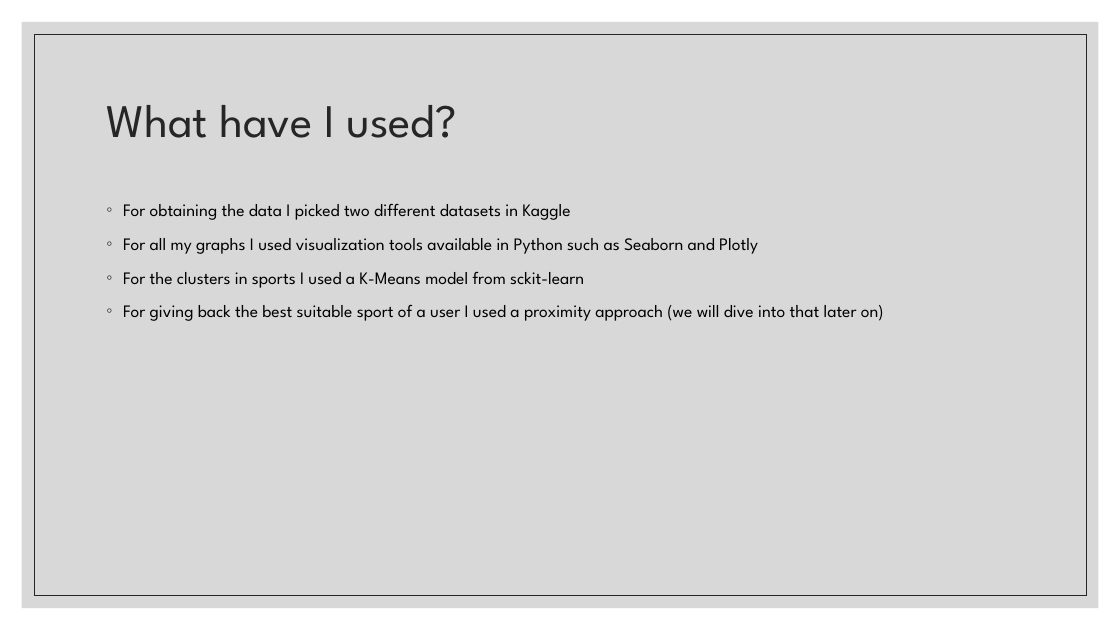
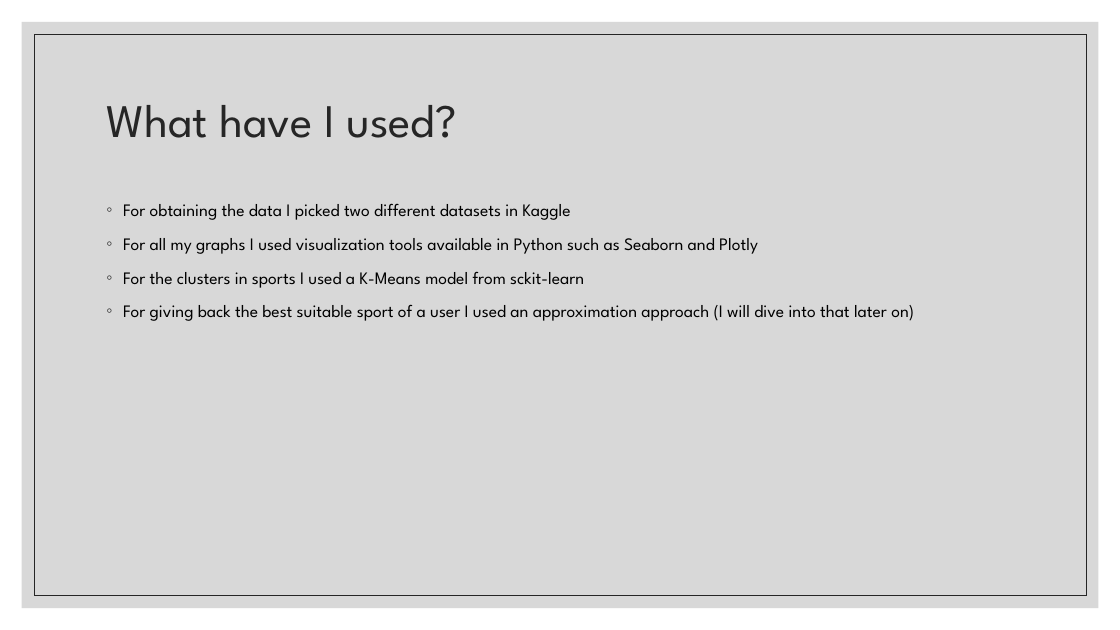
Before and after one commit to Jorge-Solana/Economical_Sports_Hisotry_and_Best_suitable_sport, a slide deck: slide 7 of Slide_Show/The Story of Sports.pptx. Drawn at 1120x630 pixels with LibreOffice and Linux fonts; fonts in the diff are those of the drawing. Boxes give left, top, right and bottom in pixels: in the first picture for what was removed or moved away, otherwise in the second. Text is boxed around its words. In the diff, an @@ line names an element or a change of style, - is before the commit and + after.

```diff
--- a/Slide_Show/The Story of Sports.pptx
+++ b/Slide_Show/The Story of Sports.pptx
@@ text at bbox=[123, 304, 914, 321]: text changed @@
-◦ For giving back the best suitable sport of a user I used a proximity approach (we will dive into that later on)
+◦ For giving back the best suitable sport of a user I used an approximation approach (I will dive into that later on)
```
Also in this commit, not shown: 2 other slides changed, 1 other file.
